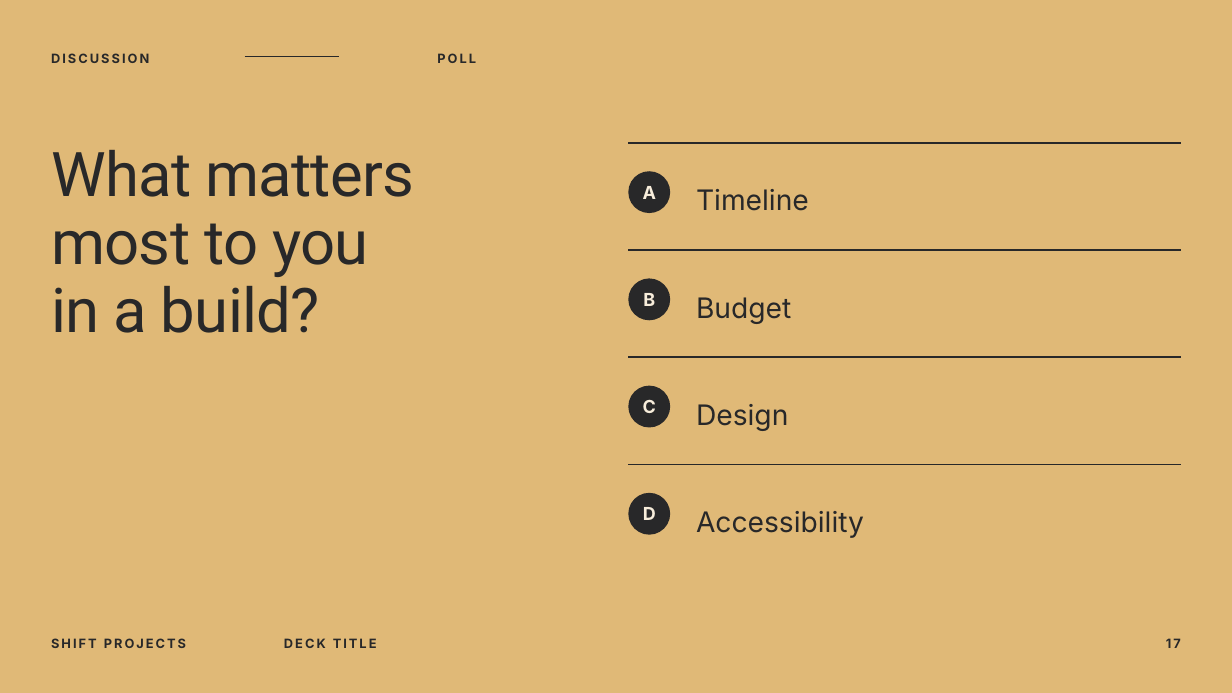
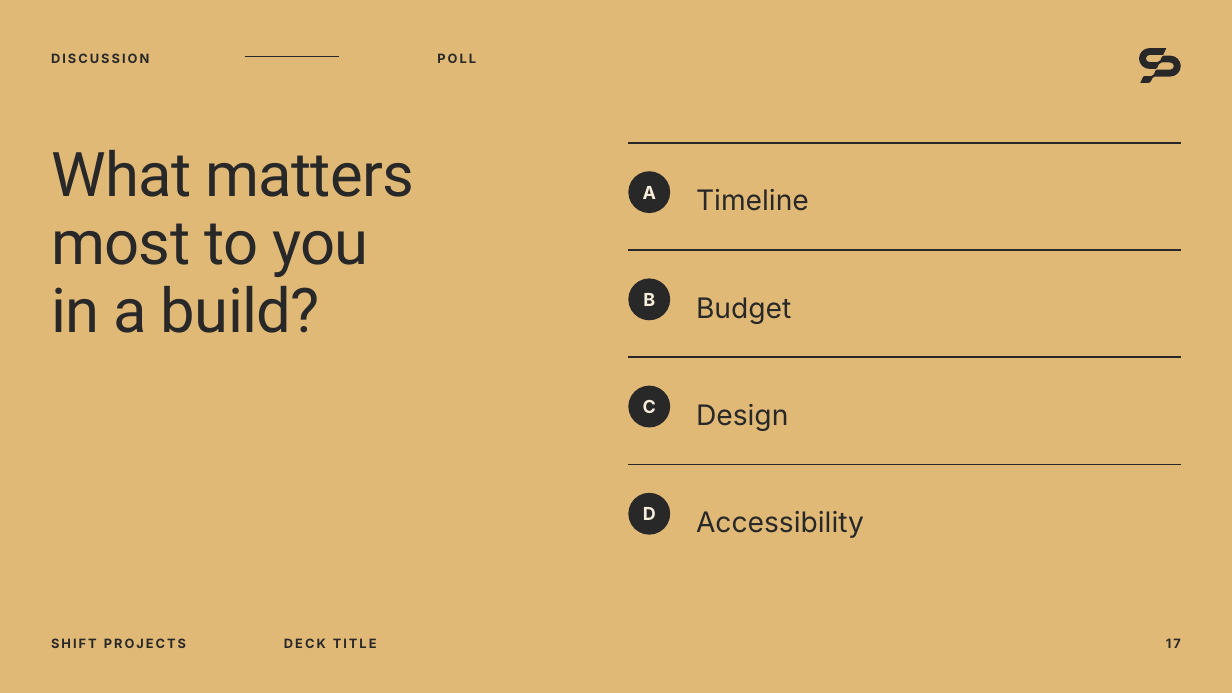
Before and after one commit to ColtonRhyason/frontend-slides, a slide deck: slide 17 of templates/Shift-Projects-Template.pptx. Drawn at 1232x693 pixels with LibreOffice and Linux fonts; fonts in the diff are those of the drawing. Boxes give left, top, right and bottom in pixels: in the first picture for what was removed or moved away, otherwise in the second. Text is boxed around its words. In the diff, an @@ line names an element or a change of style, - is before the commit and + after.

```diff
--- a/templates/Shift-Projects-Template.pptx
+++ b/templates/Shift-Projects-Template.pptx
@@ freeform shape added at [1140,48,1181,83], fill #282829 @@
```
Also in this commit, not shown: 18 other slides changed, 5 other files.
